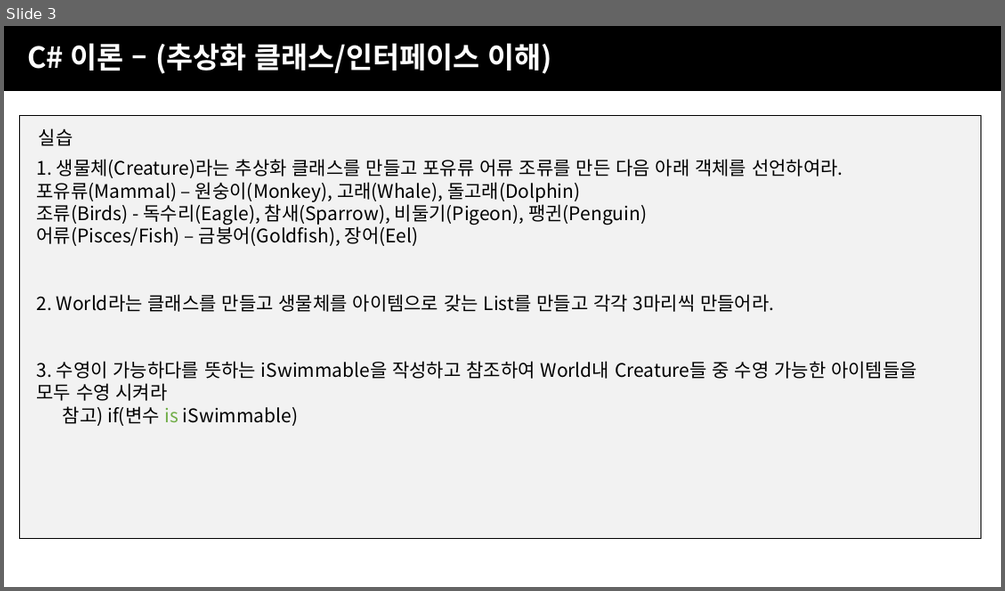
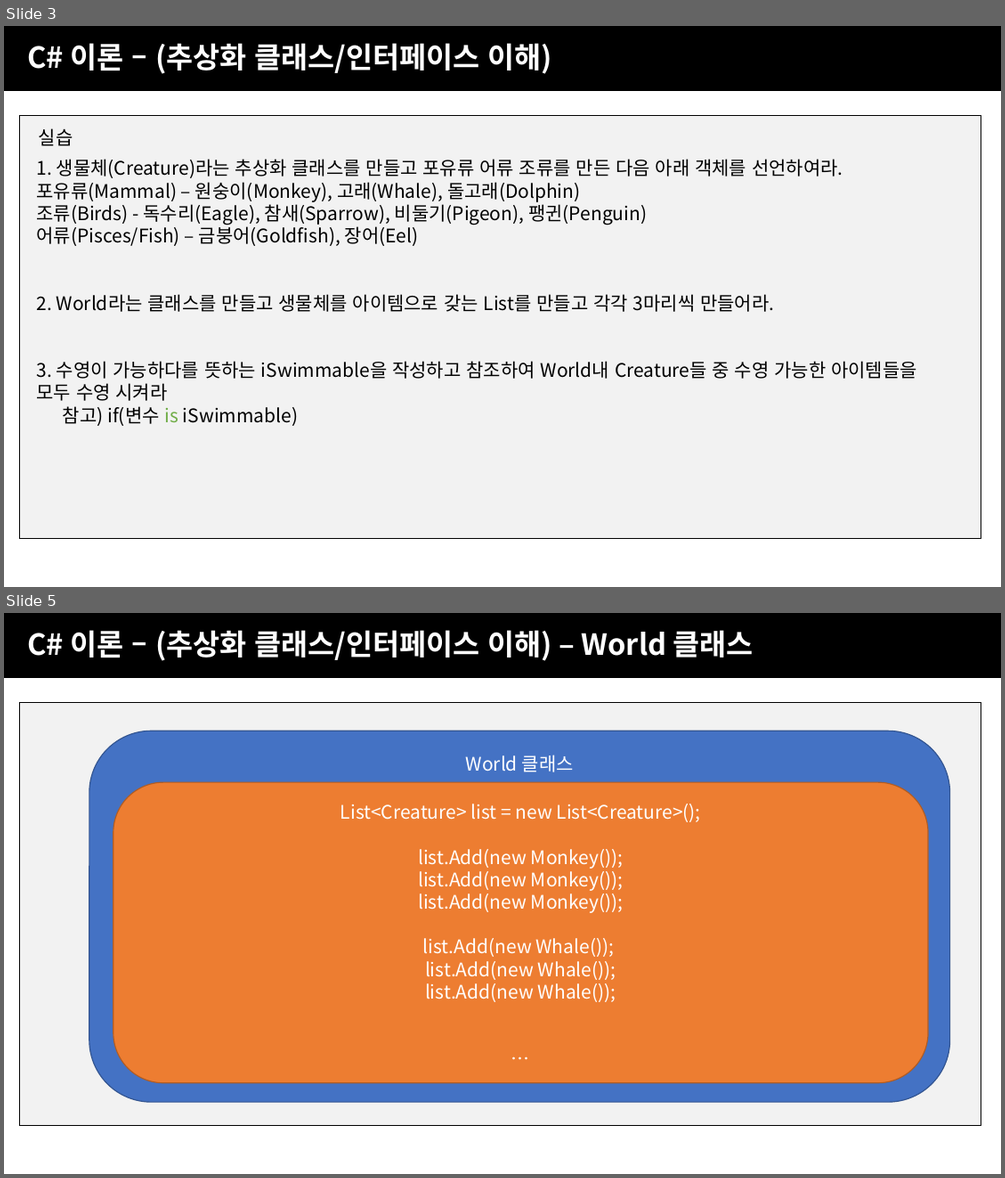
Before and after one commit to JJaery/SBSGameAcademy4, a slide deck: 3주차/SBS게임아카데미_UNITY주말4개월_3주차_실습.pptx. Shown one above the other, each under a label of ours: slide 3 before the commit, slides 3 and 5 after it; the slides between them are not shown. The pictures are 1005x591 and 1005x1178 pixels, drawn with LibreOffice and Linux fonts; fonts in the diff are those of the drawing; background and template pictures are left out. Boxes give left, top, right and bottom in pixels: in the first picture for what was removed or moved away, otherwise in the second. Text is boxed around its words. In the diff, an @@ line names an element or a change of style, - is before the commit and + after.

```diff
--- a/3주차/SBS게임아카데미_UNITY주말4개월_3주차_실습.pptx
+++ b/3주차/SBS게임아카데미_UNITY주말4개월_3주차_실습.pptx
@@ slide 5 added at <box>4,613,1001,1174</box>, background picture (left out); not listed: 1 template element that a slide beside it also shows @@
@@ text added at <box>4,613,1001,678</box>, fill #000000, 28 pt, text #FFFFFF, bold @@
+C# 이론 – (추상화 클래스/인터페이스 이해) – World 클래스
@@ rounded rectangle added at <box>89,731,950,1102</box>, fill #4472C4, outline #325491 1 pt, 18 pt, text #FFFFFF @@
+World 클래스
@@ rounded rectangle added at <box>113,782,928,1083</box>, fill #ED7D31, outline #AF5C24 1 pt, 18 pt, text #FFFFFF @@
+List<Creature> list = new List<Creature>();
+list.Add(new Monkey());
+list.Add(new Monkey());
+list.Add(new Monkey());
+list.Add(new Whale());
+list.Add(new Whale());
+list.Add(new Whale());
+…
```
Also in this commit, not shown: 1 other slide added.
